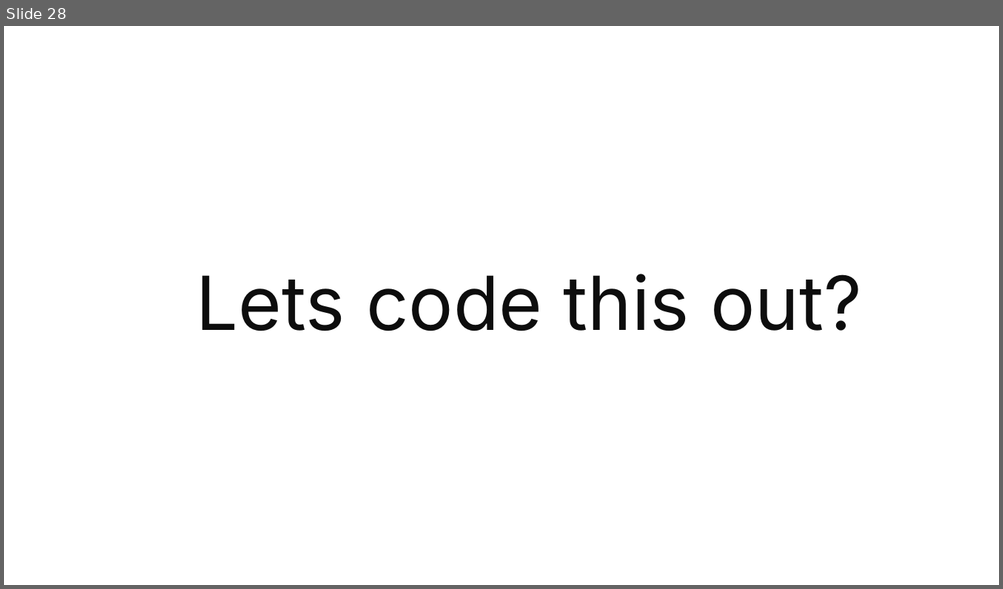
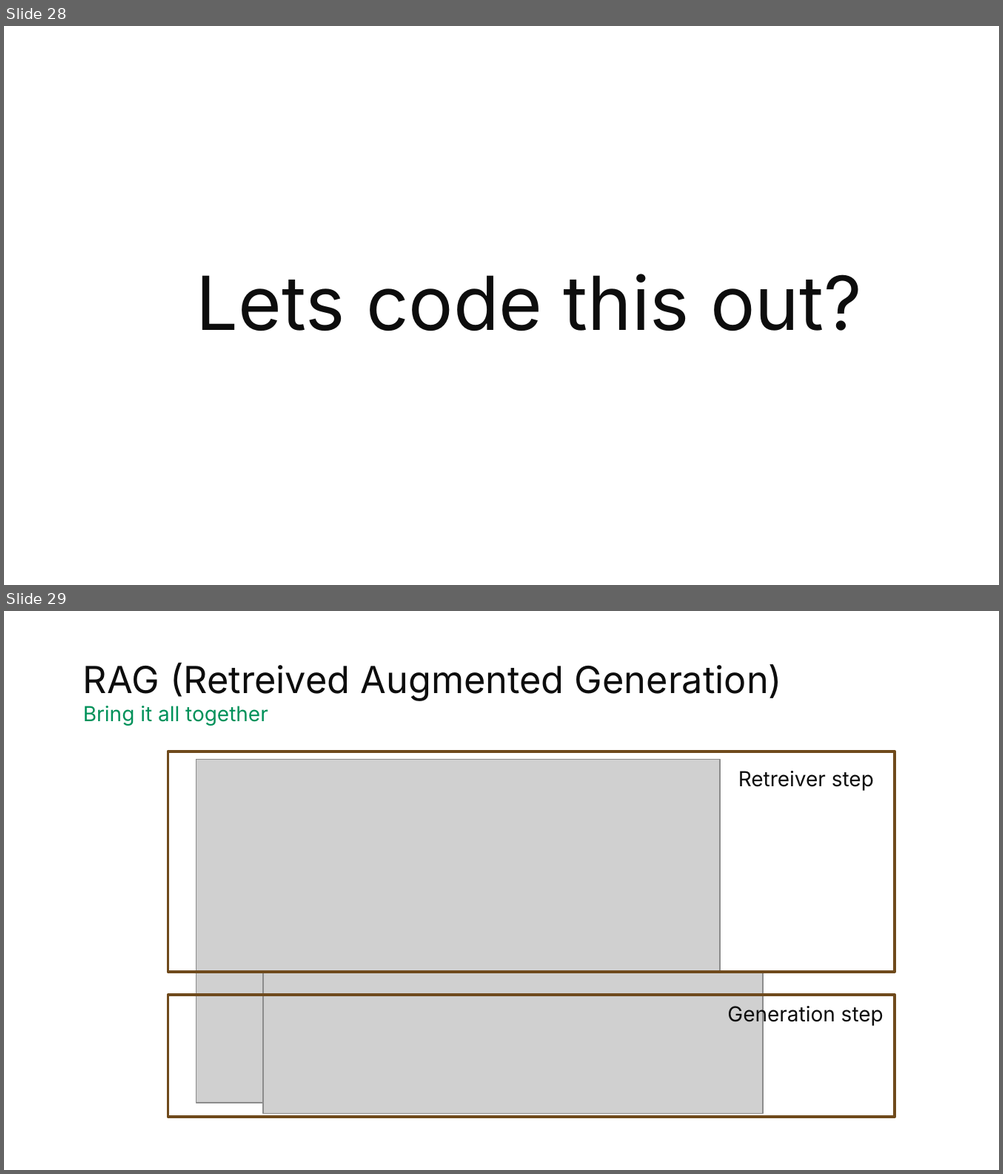
Before and after one commit to hlopzz/nbs-8-master, a slide deck: s-802/1. GenAI RAG.pptx. Shown one above the other, each under a label of ours: slide 28 before the commit, slides 28 and 29 after it. The pictures are 1003x589 and 1003x1174 pixels, drawn with LibreOffice and Linux fonts; fonts in the diff are those of the drawing; grey boxes stand for pictures; background and template pictures are left out. Boxes give left, top, right and bottom in pixels: in the first picture for what was removed or moved away, otherwise in the second. Text is boxed around its words. In the diff, an @@ line names an element or a change of style, - is before the commit and + after.

```diff
--- a/s-802/1. GenAI RAG.pptx
+++ b/s-802/1. GenAI RAG.pptx
@@ slide 29 added at [4, 611, 999, 1170], background picture (left out) @@
@@ title added at [83, 662, 782, 726], 27 pt, text #0D0D0D @@
+RAG (Retreived Augmented Generation)
+Bring it all together
@@ rectangle added at [168, 752, 894, 972], outline #704B1C 2 pt @@
@@ picture added at [196, 759, 720, 1103] @@
@@ text added at [738, 771, 874, 791], 15 pt, text #0D0D0D @@
+Retreiver step
@@ picture added at [262, 972, 762, 1114] @@
@@ rectangle added at [168, 995, 894, 1117], outline #704B1C 2 pt @@
@@ text added at [727, 1004, 883, 1026], 15 pt, text #0D0D0D @@
+Generation step
```
Also in this commit, not shown: 5 other files.
